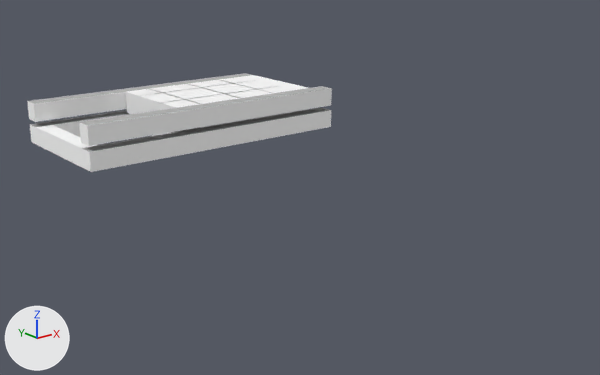
A saved change to the OBJ model Resim/Content/models/map1/map1.obj.
Rendered twice from a 50 mm lens placed at (-4517.0, -5138.0, 3217.0), pointed at (2207.0, 3268.0, -146.0). The axes (+X, +Y, +Z) are drawn at lower left. The lights are the same throughout. Where no turn or scale is listed for an object, it has been applied to the vertices. Vertices at the same position are counted once.

In view in the first picture: 'map1'.
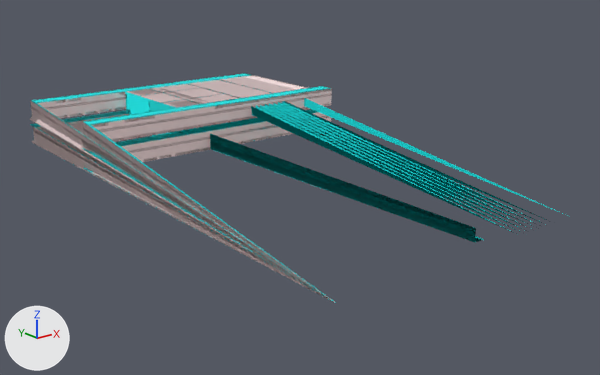
Where the change shows, as pixel boxes (x1, y1, x2, y2) in the pictures (600 x 375 px; the box of a moved part takes in the faces that stretch with it):
'map1', recoloured, reshaped (77% wider, 131% taller): before (27, 73, 332, 172); after (30, 73, 570, 303)
part 1 of me_map1, moved or reshaped: (159, 75, 308, 103) in both
part 2 of me_map1, cut back: before (27, 101, 94, 172); after (30, 101, 336, 303)
part 3 of me_map1, added (cyan): after (210, 98, 570, 242)

The change, as a diff of the scene's bpy script:
```diff
--- a/Resim/Content/models/map1/map1.obj.py
+++ b/Resim/Content/models/map1/map1.obj.py
@@ mat_color_001 @@
 mat_color_001 = principled_material('Color_001')
-mat_color_001.base_color = (0.886, 0.886, 0.886)  # white #f2f2f2
+mat_color_001.base_color = (0.0, 0.8, 0.8)  # cyan #00e7e7
 mat_color_001.roughness = 1.0
@@ mat_frontcolor @@
 mat_frontcolor = principled_material('FrontColor')
-mat_frontcolor.base_color = (1.0, 1.0, 1.0)  # white #ffffff
+mat_frontcolor.base_color = (1.0, 0.8, 0.8)  # white #ffe7e7
 mat_frontcolor.roughness = 1.0
@@ mat_color_005 @@
 mat_color_005 = principled_material('Color_005')
-mat_color_005.base_color = (0.447, 0.447, 0.447)  # grey #b2b2b2
+mat_color_005.base_color = (0.0, 0.8, 0.8)  # cyan #00e7e7
 mat_color_005.roughness = 1.0
@@ me_map1 @@
 # used by ob_map1; location = (0.0, 0.0, 0.0)
-me_map1.from_pydata(...)  # 14910 vertices, 14916 faces; spans x 0.0..4250.0, y 5000.0..7080.0, z 80.0..720.0
+me_map1.from_pydata(...)  # 14245 vertices, 28497 faces; spans x -9.0..4250.0, y 0.0..7080.0, z 0.0..720.0
+# me_map1 part 1: 1936 vertices removed from x 1900.0..4000.0, y 5295.0..6785.0, z 80.0..720.0; 1659 vertices added at x 1900.0..4000.0, y 5299.0..6780.0, z 80.0..720.0
+# me_map1 part 2: 664 vertices removed from x 0.0..250.0, y 5000.0..7080.0, z 80.0..720.0; 234 vertices added at x -9.0..250.0, y 0.0..6780.0, z 0.0..360.0
+# me_map1 part 3: 42 vertices added at x 1900.0..3646.0, y 0.0, z 0.0..277.0
+# me_map1 part 4: the surface is now shaded smooth
 me_map1.materials.append(mat_color_001)
```
